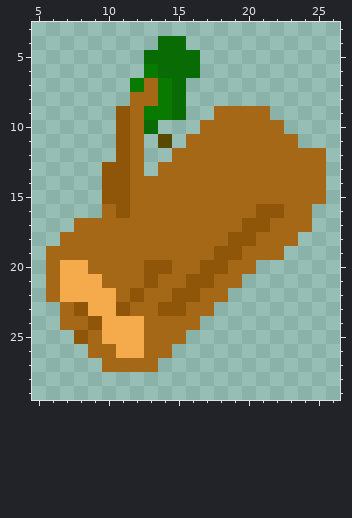
Two versions of one pixel-art sprite, sprites/wood.png. That is the earlier state.
The file is 32x32 pixels. Shown: x 5..26, y 3..29.
After the commit:
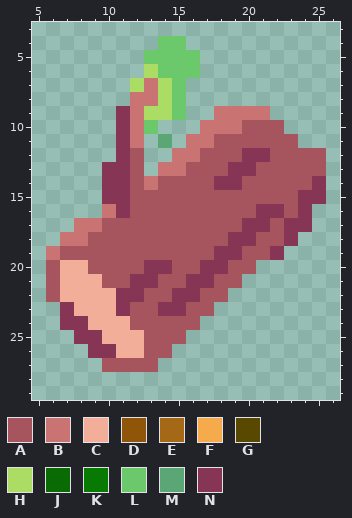
Palette (. is transparent): A #a6555f  B #c97373  C #f2ae99  D #8f5509  E #a56817  F #f5ab4c  G #594900  H #abdd64  J #086b04  K #087a02  L #6bc96c  M #5ba675  N #873555
Diff:
Changed rows in their new state; - is an unchanged pixel.
first column x 6:
 4 --------LL----------
 5 -------LLLL---------
 6 -------HLLL---------
 7 ------HBHL----------
 8 ------BBHL----------
 9 -----NBHHL--BBBB----
10 -----NBL---BBBAAA---
11 -----NB-M-BBAAAAAA--
12 -----NA--BBAAANNAAAA
13 ----NNA-BBAAANNAAAAA
14 ----NNABAAAANNAAAAAN
15 ----NNAAAAAAAAAAAANN
16 ----BNAAAAAAAAANNAN-
17 --BBAAAAAAAAAANNANN-
18 -BBAAAAAAAAAANNAAN--
19 BAAAAAAAAAAANNAAN---
20 ACCAAAANNAANNAA-----
21 ACCCAANNAANNAA------
22 ACCCCNNAANNAA-------
23 -NCCCNAANNAA--------
24 -NNCCCAAAAA---------
25 --NNCCCAAA----------
26 ---NNCCAA-----------
27 ----AAAA------------
Where, in picture pixels (left, top, right, bottom), the same in both pictures:
changed: (46, 36, 326, 372)
